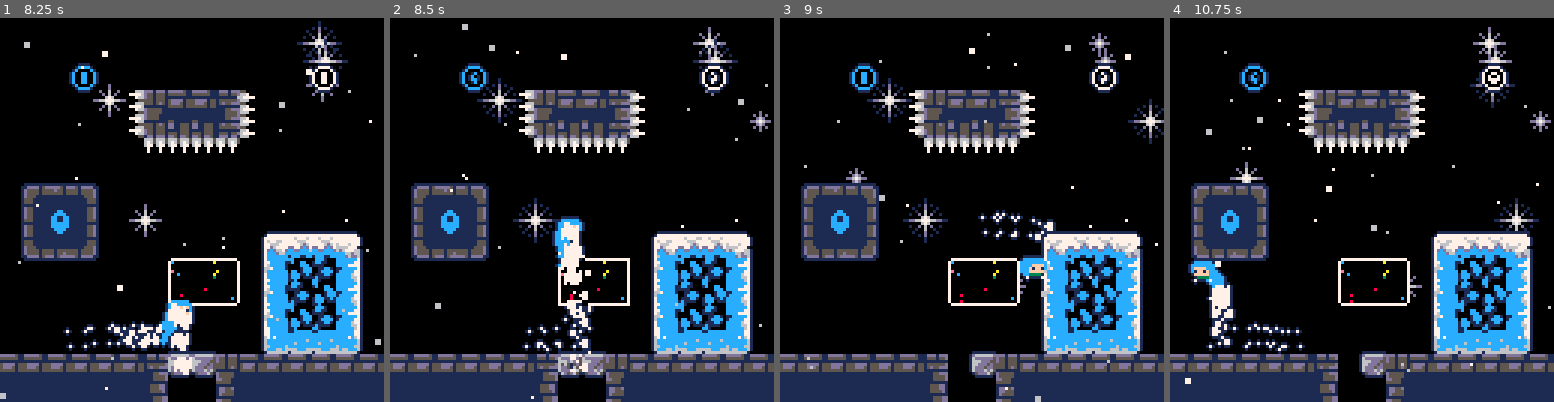
Above: before the commit, frames 1-4 (left to right).
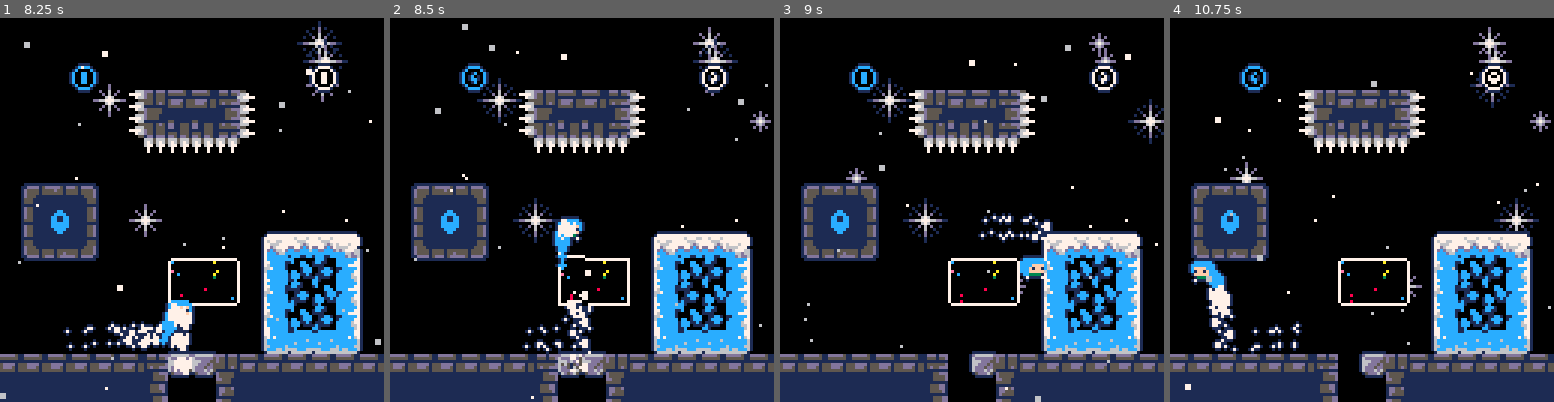
Above: after the commit, the same moments.

Repository: CelesteClassic/newleste.p8
Game: PICO-8 cartridge site.p8
The game is run twice, just before and just after one commit, with the same random seed, the same clock (stepped at 60 frames per second) and the same inputs.
Inputs:
- Up to frame 1 (8.25 s): tap O (Z key) at 0.33, 0.7, 1.43, 2.22, 3.1, 3.98, 4.87, 5.75, 6.63, 7.52 s; tap X (X key) at 1.07, 2.07, 2.4, 2.73, 3.07, 3.4, 3.73, 4.07, 4.4, 4.73, 5.07, 5.4, 5.73, 6.07, 6.4, 6.73, 7.07, 7.4, 7.73, 8.07 s; hold Left 1.97-2.37 s; hold Down 2.42-2.82 s; hold Right 2.87-3.53 s; hold Up 3.58-4.08 s; hold Right 4.13-4.53 s; hold Down 4.58-5.08 s; hold Left 5.13-5.8 s; hold Up 5.85-6.18 s; hold Left 6.23-6.63 s; hold Down 6.68-7.08 s; hold Right 7.13-7.8 s; hold Up from 7.85 s (still down)
- Up to frame 2 (8.5 s): release Up at 8.35 s; tap X (X key) at 8.4 s; tap O (Z key) at 8.4 s; hold Right from 8.4 s (still down)
- Up to frame 3 (9 s): tap X (X key) at 8.73 s; release Right at 8.8 s; hold Down from 8.85 s (still down)
- Up to frame 4 (10.75 s): tap X (X key) every 0.33 s from 9.07 to 10.73 s; tap O (Z key) at 9.28, 10.17 s; release Down at 9.35 s; hold Left 9.4-10.07 s; hold Up 10.12-10.45 s; hold Left from 10.5 s (still down)

Frame 1 is identical in both runs. In frame 2, 0.7% of the frame differs, in the area x 6-51%, y 9-76%; in frame 3, 0.9%; in frame 4, 1.6%, in the area x 3-93%, y 8-97%.

Commit message:
disable smoke inside dreamblock

Diff:
--- a/site.p8
+++ b/site.p8
@@ -104,6 +104,10 @@
       _ENV[var]=0
     end
     create_hair(_ENV)
+
+    --<dream_block>--
+    _init_smoke=init_smoke
+    --</dream_block>--
   end,
   update=function(_ENV)
     if pause_player then
@@ -113,6 +117,7 @@
     -- <dream_block> --
     if dreaming and not check(dream_block,0,0) then
       dreaming=false
+      init_smoke=_init_smoke
       spd=vector(mid(dash_target_x,-2,2),
                       mid(dash_target_y,-2,2))
       dash_time,dash_effect_time=0,0
@@ -963,6 +968,9 @@
         end
       end
       hit.dreaming=true
+      --<dream_block>--
+      hit.init_smoke=function() end
+      --</dream_block>--
       hit.djump=max_djump
       if dtimer>0 then
         dtimer-=1
